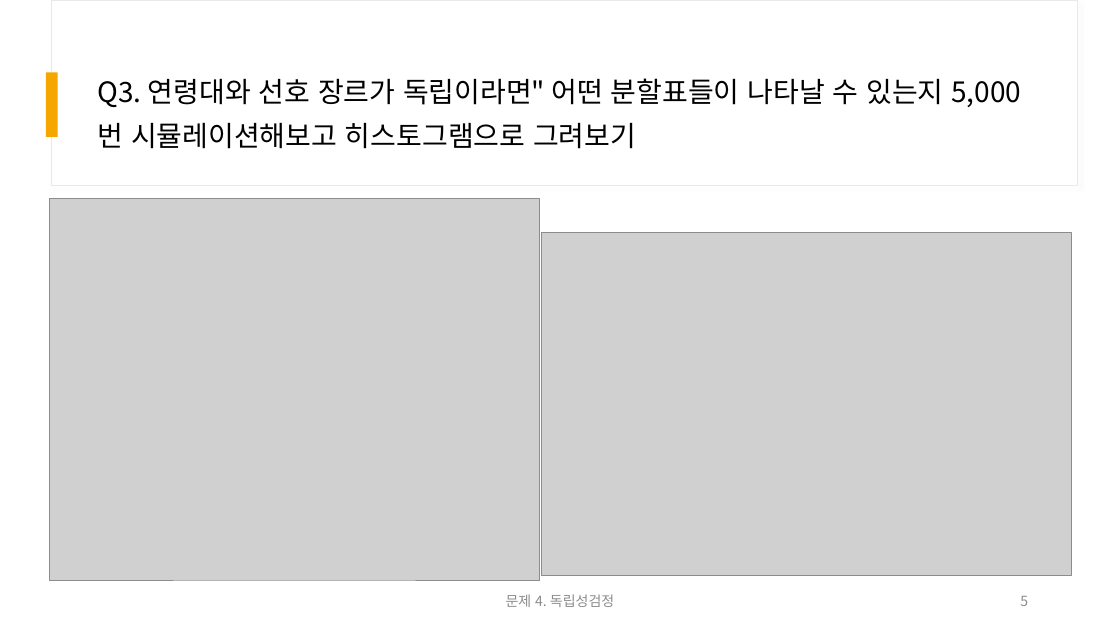
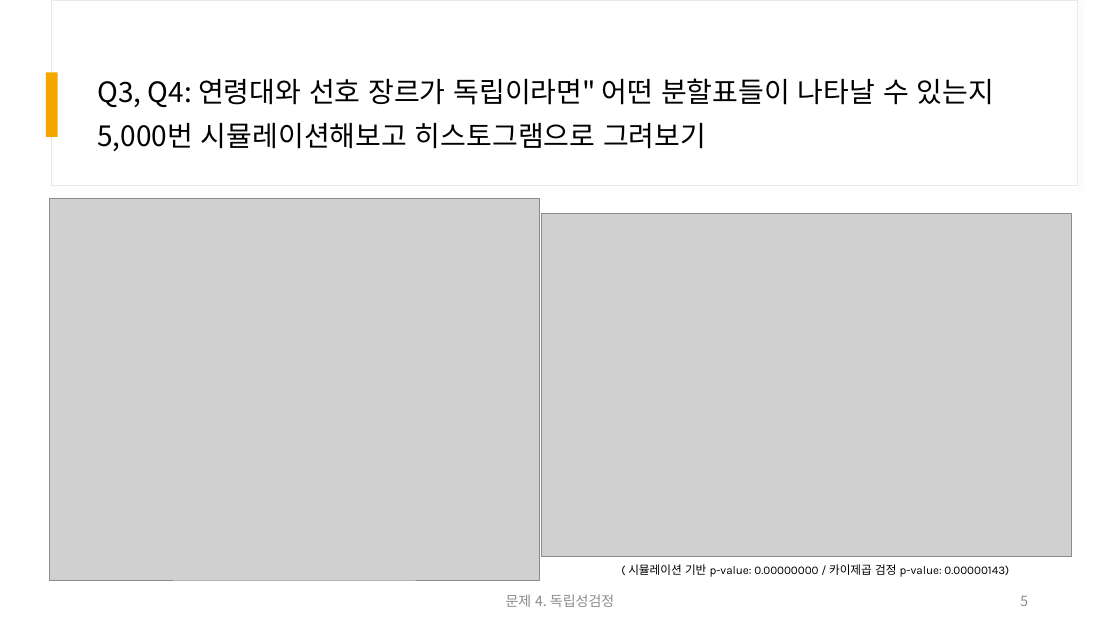
Before and after one commit to msjeonc-stack/ai-data-bootcamp, a slide deck: slide 5 of D014/문제4_발표자료(C2).pptx. Drawn at 1120x630 pixels with LibreOffice and Linux fonts; fonts in the diff are those of the drawing; grey boxes stand for pictures. Boxes give left, top, right and bottom in pixels: in the first picture for what was removed or moved away, otherwise in the second. Text is boxed around its words. In the diff, an @@ line names an element or a change of style, - is before the commit and + after.

Commit message:
D014: 데이터검정실습

```diff
--- a/D014/문제4_발표자료(C2).pptx
+++ b/D014/문제4_발표자료(C2).pptx
@@ title at [97,78,994,151]: text changed @@
-Q3. 연령대와 선호 장르가 독립이라면" 어떤 분할표들이 나타날 수 있는지 5,000번 시뮬레이션해보고 히스토그램으로 그려보기
+Q3, Q4: 연령대와 선호 장르가 독립이라면" 어떤 분할표들이 나타날 수 있는지 5,000번 시뮬레이션해보고 히스토그램으로 그려보기
@@ picture: place and size @@
-picture at [541,233,1072,576]
+picture at [541,214,1072,557]
@@ text added at [628,564,1009,577], 10 pt, text #000000 @@
+( 시뮬레이션 기반 p-value: 0.00000000 / 카이제곱 검정 p-value: 0.00000143)
```
Also in this commit, not shown: 1 other slide changed, 1 other file.
